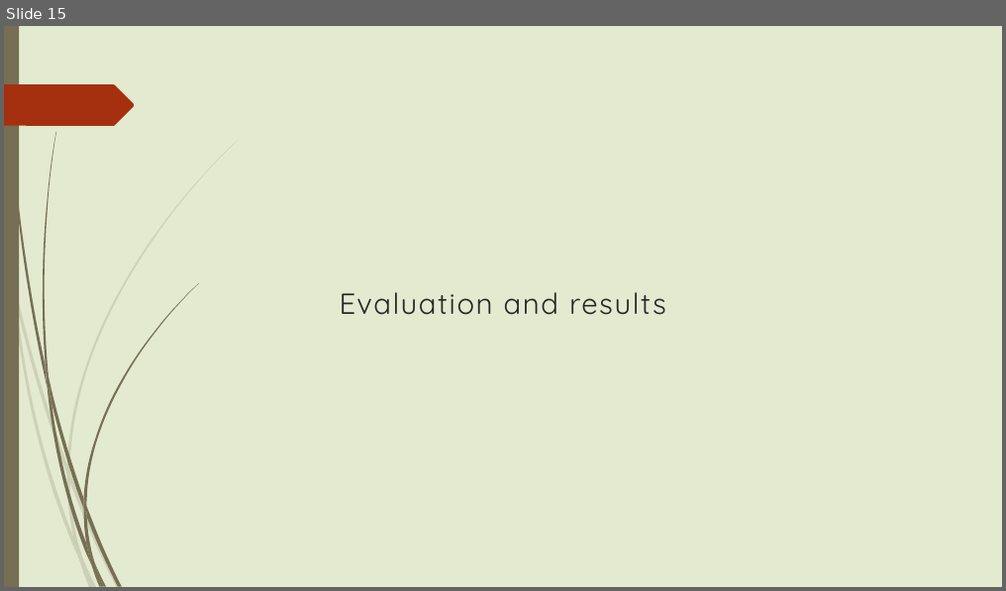
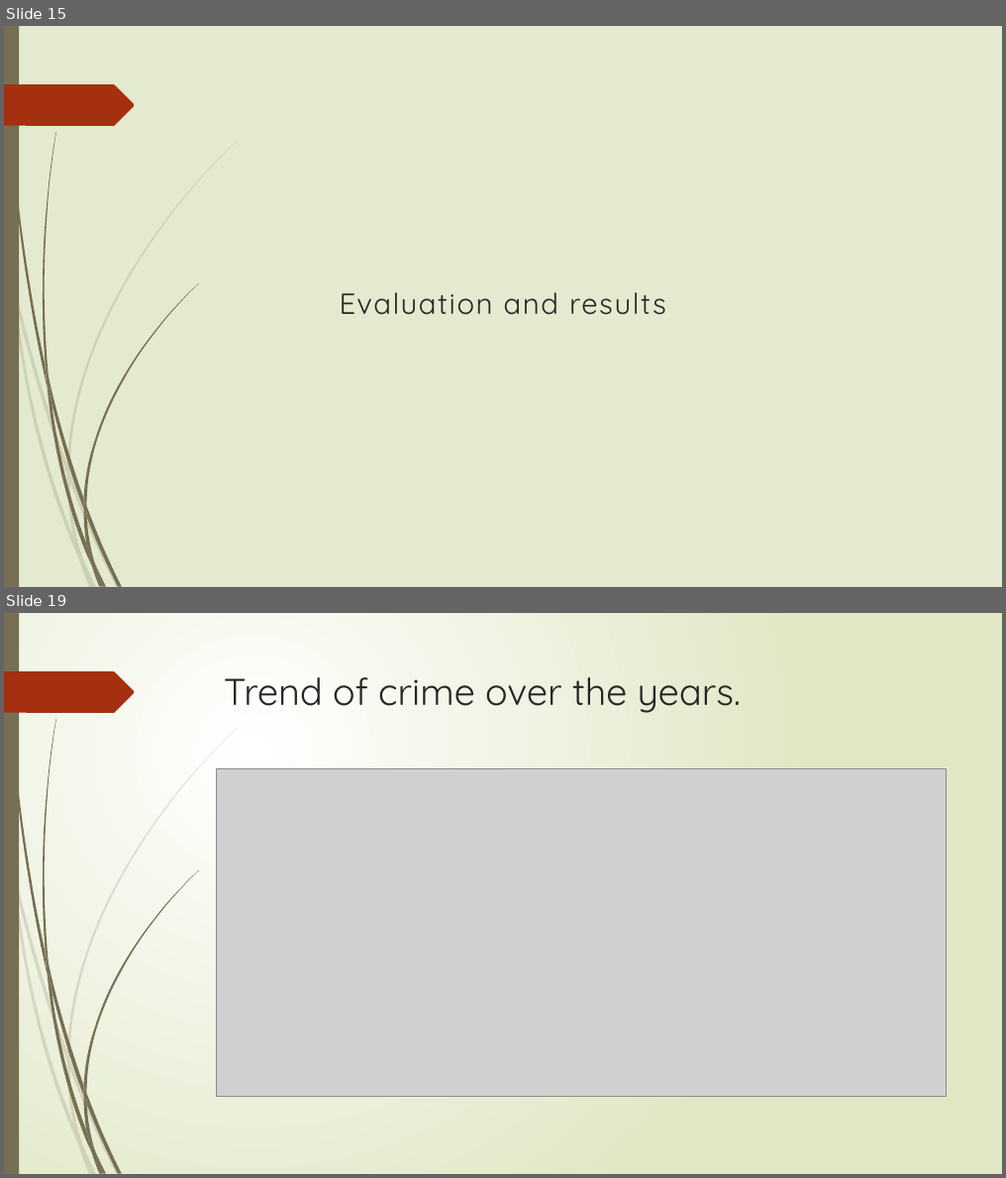
Before and after one commit to mitresh95/ImpactOfCrimeOnHousing, a slide deck: Presentation.pptx. Shown one above the other, each under a label of ours: slide 15 before the commit, slides 15 and 19 after it; the slides between them are not shown. The pictures are 1006x591 and 1006x1178 pixels, drawn with LibreOffice and Linux fonts; fonts in the diff are those of the drawing; grey boxes stand for pictures. Boxes give left, top, right and bottom in pixels: in the first picture for what was removed or moved away, otherwise in the second. Text is boxed around its words. In the diff, an @@ line names an element or a change of style, - is before the commit and + after.

```diff
--- a/Presentation.pptx
+++ b/Presentation.pptx
@@ slide 19 added at (4,613,1002,1174), background gradient #FFFFFF to #DFE8C4; not listed: 24 template elements that a slide beside it also shows @@
@@ title added at (224,677,741,713), 36 pt, text #262626 @@
+Trend of crime over the years.
@@ picture added at (217,768,946,1096) @@
```
Also in this commit, not shown: 1 slide changed, 10 other slides added.
